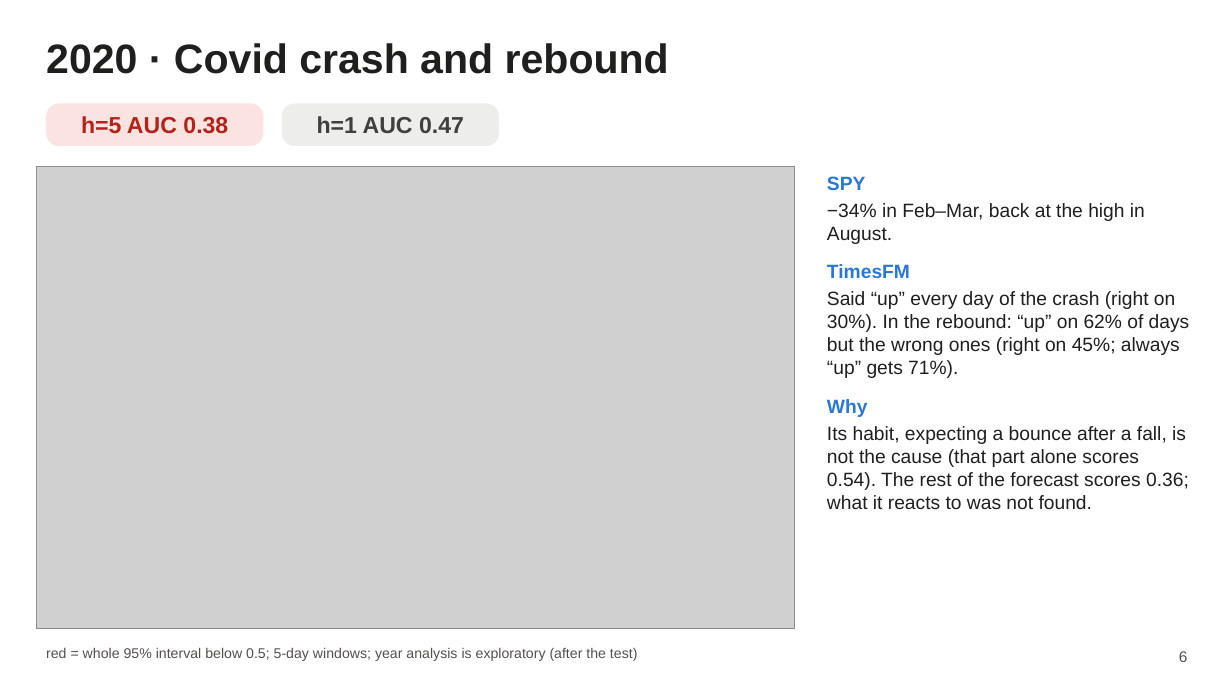
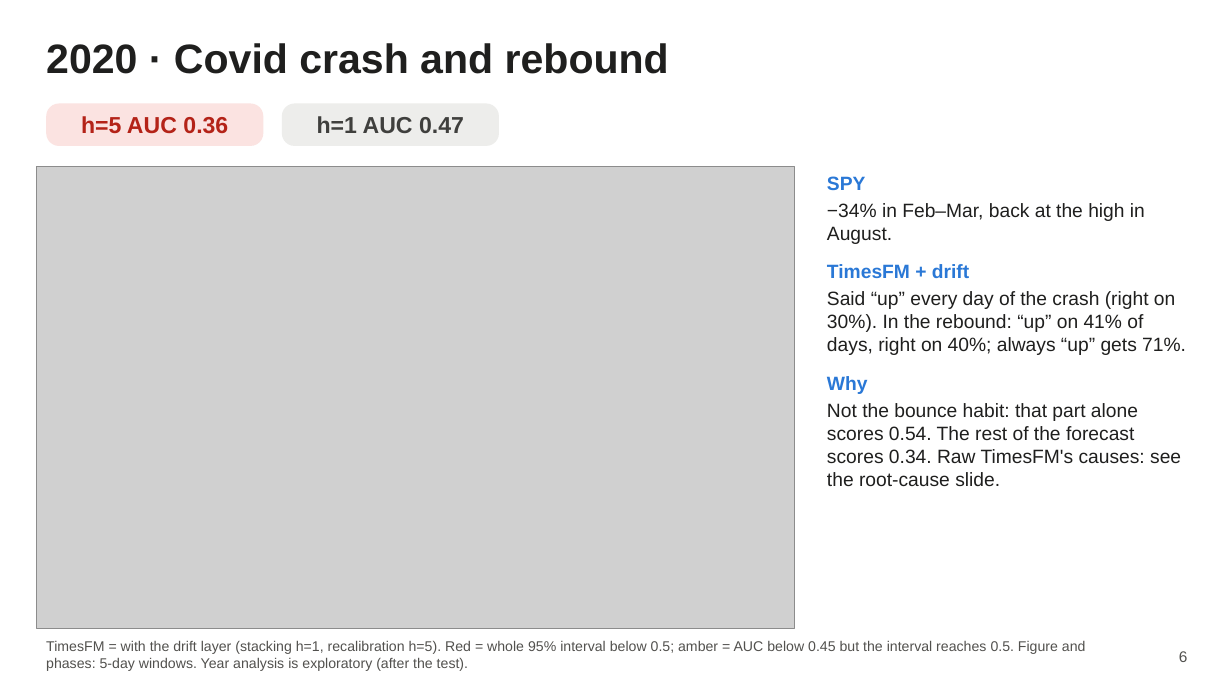
Before and after one commit to AmauryJayr/Predicting-SP500, a slide deck: slide 6 of timesfm3_experiment/slides/timesfm3_slides.pptx. Drawn at 1232x693 pixels with LibreOffice and Linux fonts; fonts in the diff are those of the drawing; grey boxes stand for pictures. Boxes give left, top, right and bottom in pixels: in the first picture for what was removed or moved away, otherwise in the second. Text is boxed around its words. In the diff, an @@ line names an element or a change of style, - is before the commit and + after.

Commit message:
TimesFM-3 slides: drift layer results throughout, new analysis slides
Results and year slides now use TimesFM + drift layer (stacking for h=1,
recalibration for h=5, picked on 2015-2018). Adds the how-it-was-built,
root-cause, drift and VIX slides; removes a stray LibreOffice lock file.

```diff
--- a/timesfm3_experiment/slides/timesfm3_slides.pptx
+++ b/timesfm3_experiment/slides/timesfm3_slides.pptx
@@ text in rounded rectangle at (81,116,228,134): text changed @@
-h=5 AUC 0.38
+h=5 AUC 0.36
@@ text at (827,264,1186,355): text changed @@
-TimesFM
-Said “up” every day of the crash (right on 30%). In the rebound: “up” on 62% of days but the wrong ones (right on 45%; always “up” gets 71%).
+TimesFM + drift
+Said “up” every day of the crash (right on 30%). In the rebound: “up” on 41% of days, right on 40%; always “up” gets 71%.
@@ text at (827,403,1181,486): text changed @@
-Its habit, expecting a bounce after a fall, is not the cause (that part alone scores 0.54). The rest of the forecast scores 0.36; what it reacts to was not found.
+Not the bounce habit: that part alone scores 0.54. The rest of the forecast scores 0.34. Raw TimesFM's causes: see the root-cause slide.
@@ text at (46,641,1086,671): text changed @@
-red = whole 95% interval below 0.5; 5-day windows; year analysis is exploratory (after the test)
+TimesFM = with the drift layer (stacking h=1, recalibration h=5). Red = whole 95% interval below 0.5; amber = AUC below 0.45 but the interval reaches 0.5. Figure and phases: 5-day windows. Year analysis is exploratory (after the test).
```
Also in this commit, not shown: 11 other slides changed, 1 slide added, 20 other files.
